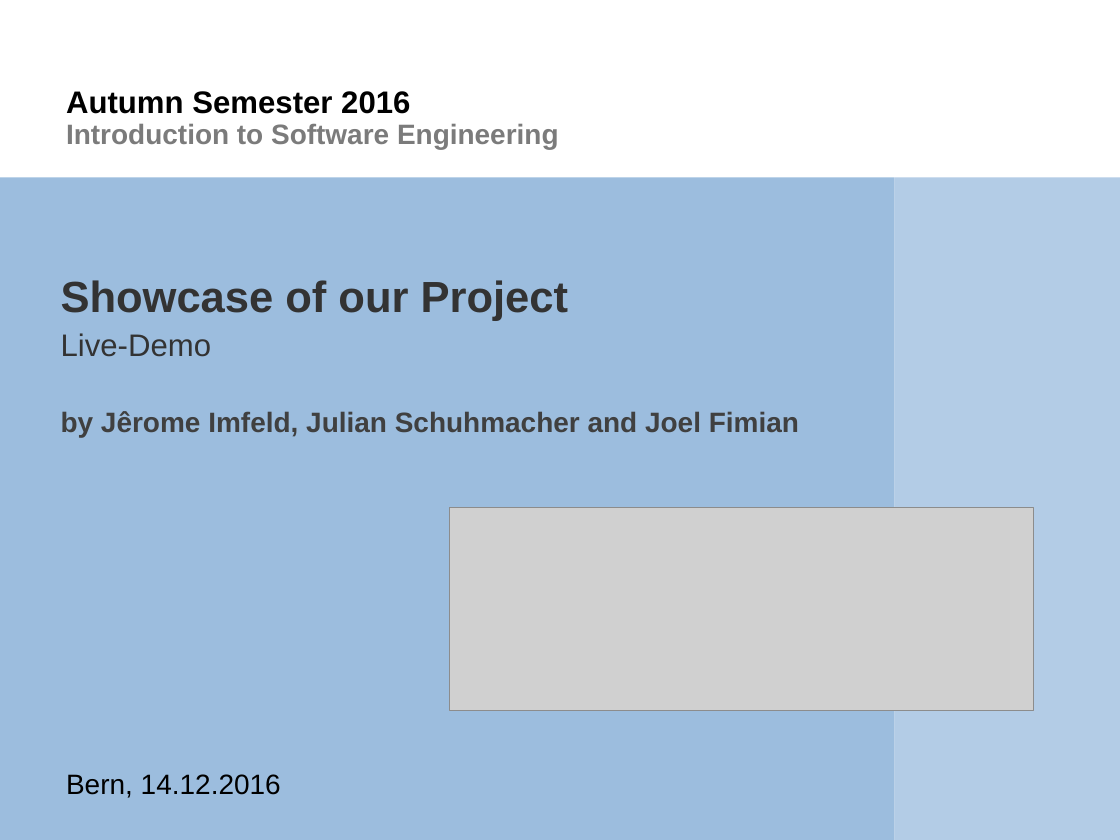
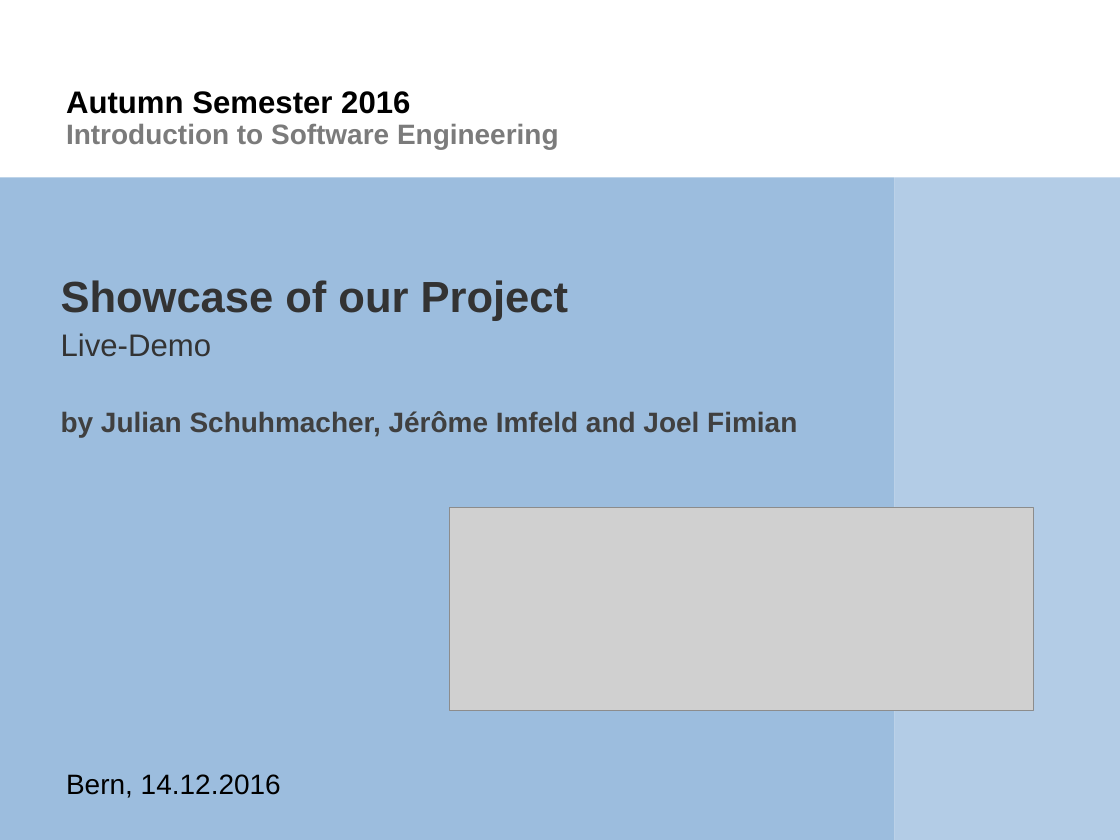
Before and after one commit to scg-unibe-ch/ese2016-team2, a slide deck: slide 1 of showcase/Presentation_Showcase.pptx. Drawn at 1120x840 pixels with LibreOffice and Linux fonts; fonts in the diff are those of the drawing; grey boxes stand for pictures; background and template pictures are left out. Boxes give left, top, right and bottom in pixels: in the first picture for what was removed or moved away, otherwise in the second. Text is boxed around its words. In the diff, an @@ line names an element or a change of style, - is before the commit and + after.

```diff
--- a/showcase/Presentation_Showcase.pptx
+++ b/showcase/Presentation_Showcase.pptx
@@ text at (61,411,797,437): text changed @@
-by Jêrome Imfeld, Julian Schuhmacher and Joel Fimian
+by Julian Schuhmacher, Jérôme Imfeld and Joel Fimian
```
Also in this commit, not shown: 1 other slide changed, 1 slide added, 1 other file.
